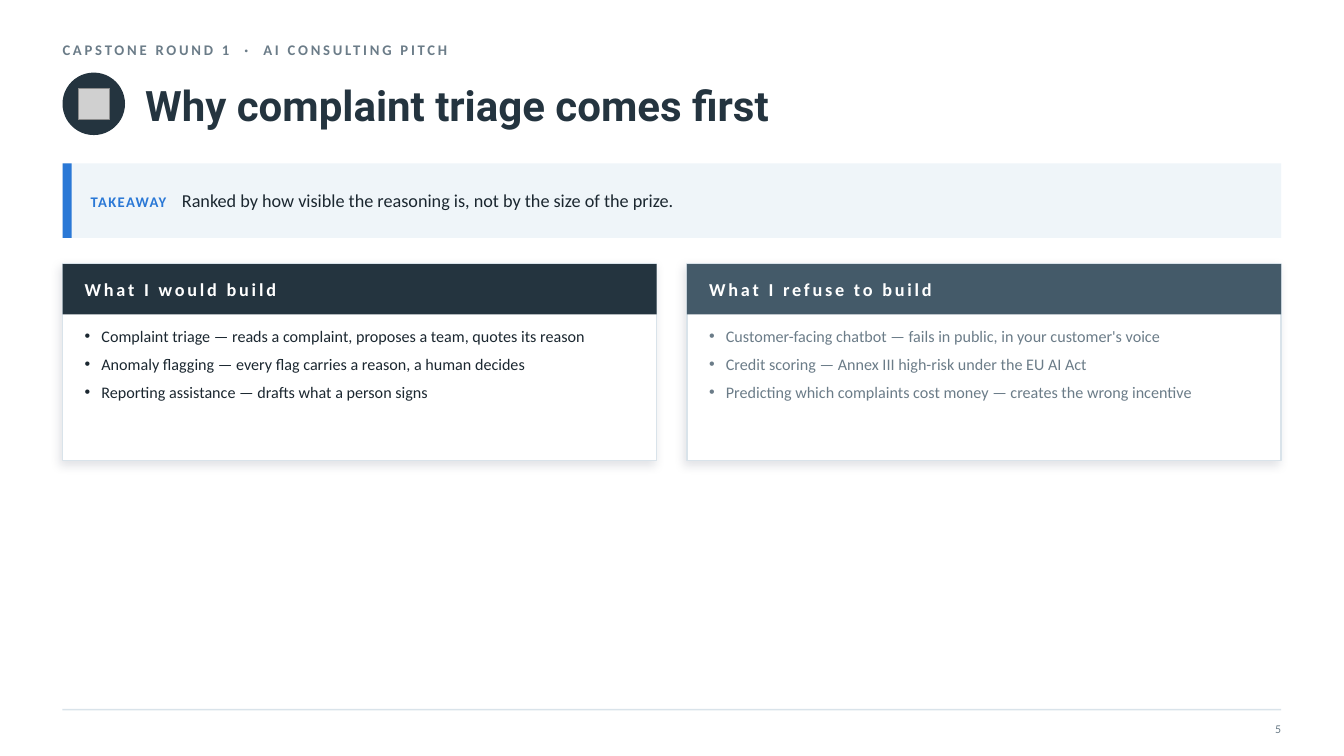
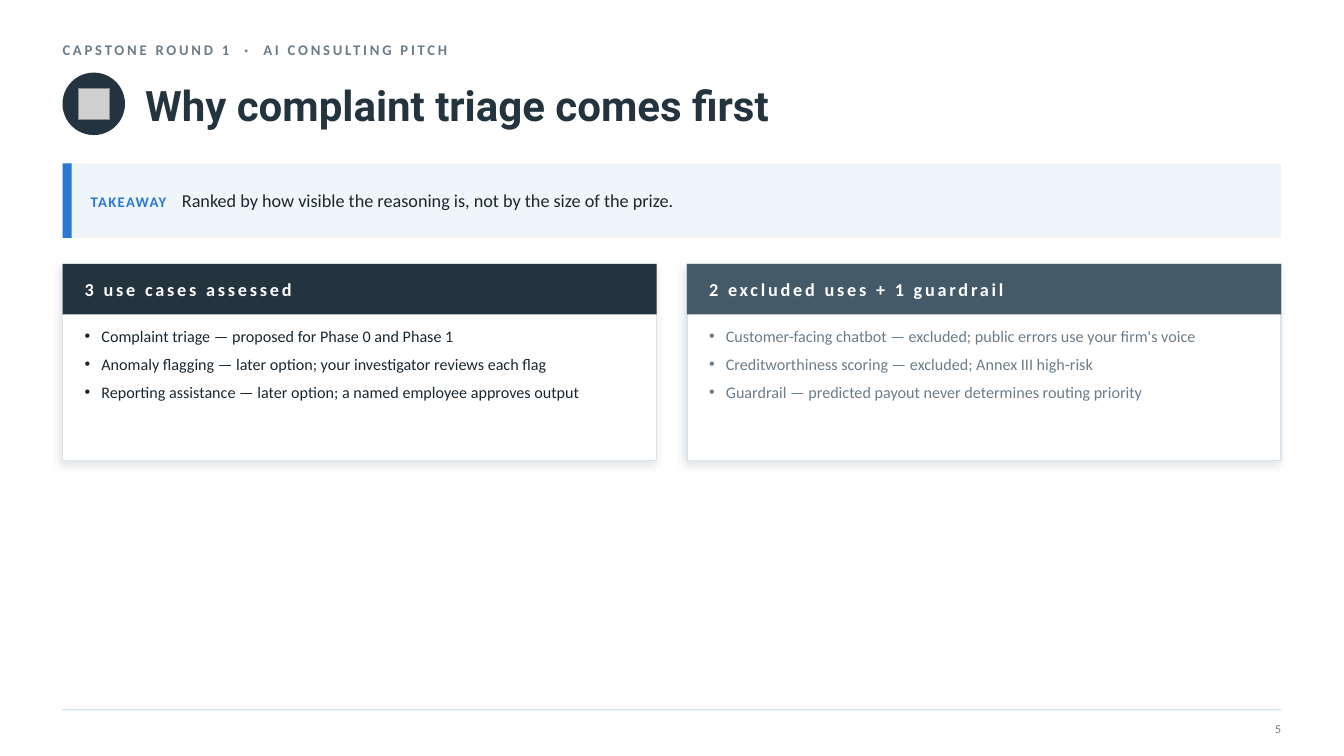
Before and after one commit to nyelugo/PROJECT-Capstone-AI-Consulting, a slide deck: slide 7 of presentation/round1_pitch.pptx (slide 6 before the commit). Drawn at 1344x756 pixels with LibreOffice and Linux fonts; fonts in the diff are those of the drawing; grey boxes stand for pictures. Boxes give left, top, right and bottom in pixels: in the first picture for what was removed or moved away, otherwise in the second. Text is boxed around its words. In the diff, an @@ line names an element or a change of style, - is before the commit and + after.

```diff
--- a/presentation/round1_pitch.pptx
+++ b/presentation/round1_pitch.pptx
@@ text at (x1=85, y1=283, x2=292, y2=296): text changed @@
-What I would build
+3 use cases assessed
@@ text at (x1=709, y1=283, x2=1004, y2=299): text changed @@
-What I refuse to build
+2 excluded uses + 1 guardrail
@@ text at (x1=101, y1=330, x2=579, y2=401): text changed @@
-• Complaint triage — reads a complaint, proposes a team, quotes its reason
-• Anomaly flagging — every flag carries a reason, a human decides
-• Reporting assistance — drafts what a person signs
+• Complaint triage — proposed for Phase 0 and Phase 1
+• Anomaly flagging — later option; your investigator reviews each flag
+• Reporting assistance — later option; a named employee approves output
@@ text at (x1=726, y1=331, x2=1195, y2=401): text changed @@
-• Customer-facing chatbot — fails in public, in your customer's voice
-• Credit scoring — Annex III high-risk under the EU AI Act
-• Predicting which complaints cost money — creates the wrong incentive
+• Customer-facing chatbot — excluded; public errors use your firm's voice
+• Creditworthiness scoring — excluded; Annex III high-risk
+• Guardrail — predicted payout never determines routing priority
```
Also in this commit, not shown: 12 other slides changed, 1 slide added, 5 other files.
